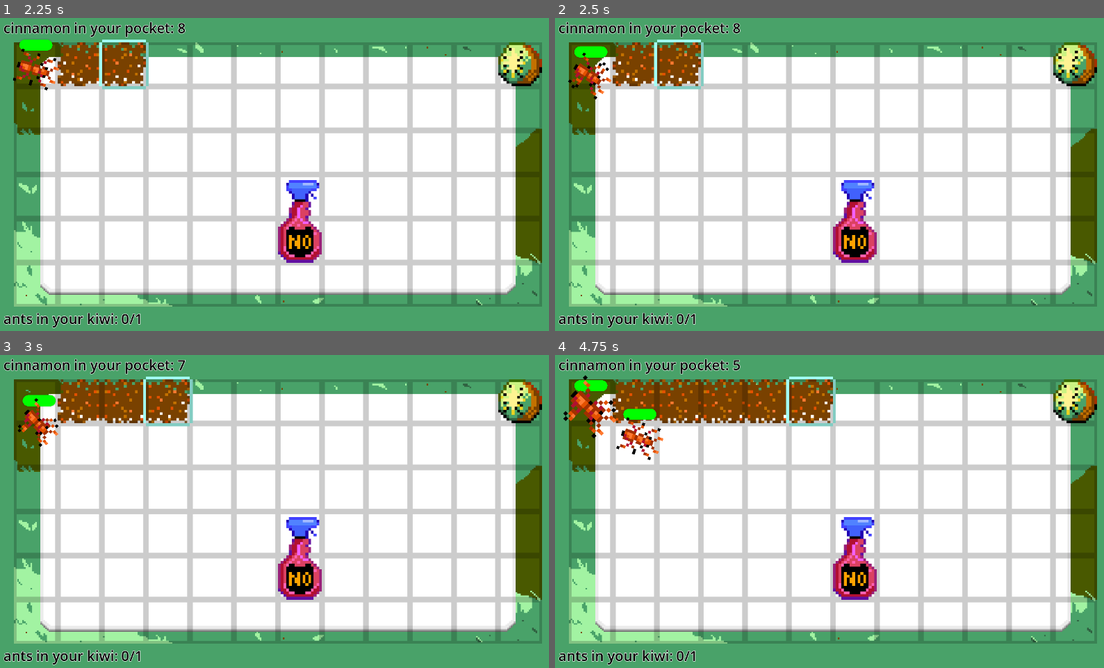
Above: before the commit, frames 1-4 (two rows, left to right).
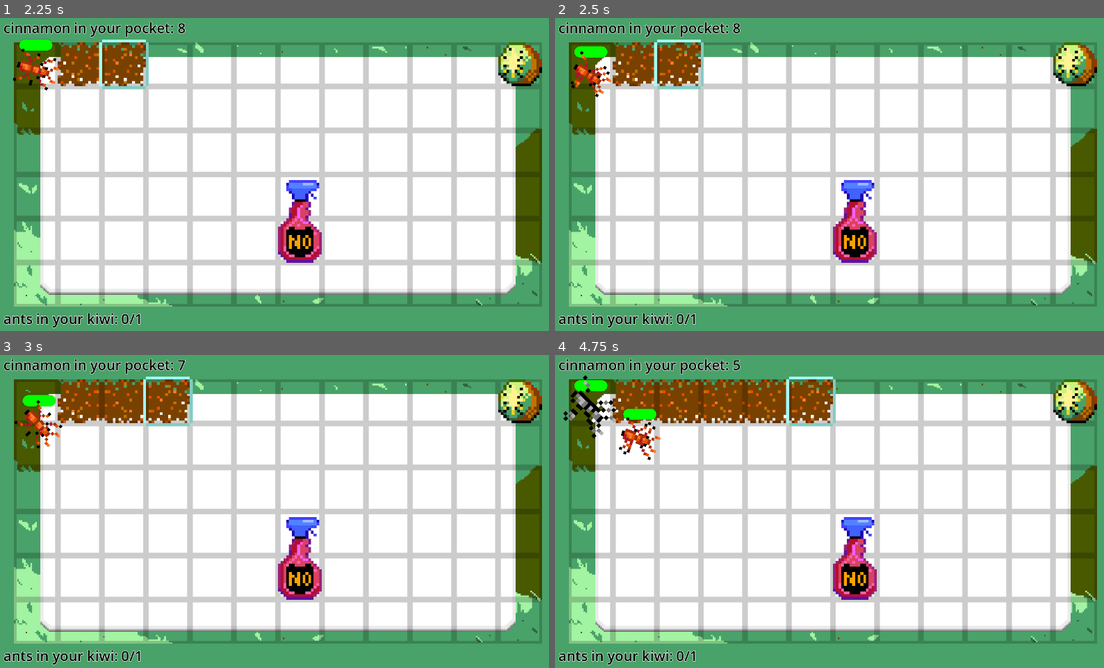
Above: after the commit, the same moments.

Repository: pmaitland/GGJ2026
Game: Godot game, scene res://scenes/main.tscn
Same seed, same stepped clock (60 frames per second), same inputs: the game is played once before the commit and once after it.
Inputs (mouse positions are in pixels of both pictures, inside the frame that each line leads up to):
- Up to frame 1 (2.25 s): tap Enter at 0.5, 2 s; move the mouse to (38, 64) at 0.52 s; click (38, 64) at 0.67 s; tap Space at 1.25 s; move the mouse to (82, 64) at 1.27 s; click (82, 64) at 1.42 s; move the mouse to (126, 64) at 2.02 s; click (126, 64) at 2.17 s
- Up to frame 2 (2.5 s): no input
- Up to frame 3 (3 s): move the mouse to (170, 401) at 2.77 s; click (170, 401) at 2.92 s
- Up to frame 4 (4.75 s): move the mouse to (769, 401) at 3.52 s; click (769, 401) at 3.67 s; move the mouse to (813, 401) at 4.27 s; click (813, 401) at 4.42 s

Frame 1 is identical in both runs. In frame 2, 0.2% of the frame differs, in the area x 2-10%, y 10-26%; in frame 3, 0.3%; in frame 4, 0.8%, in the area x 2-20%, y 8-32%.

Commit message:
dead ants (#32)

Diff:
--- a/mask/scenes/ants/ant.tscn
+++ b/mask/scenes/ants/ant.tscn
@@ -18,7 +18,7 @@
 y_sort_enabled = true
 rotation = 1.5707964
 sprite_frames = ExtResource("2_4guct")
-animation = &"bulky"
+animation = &"basic"
 
 [node name="CollisionShape2D" type="CollisionShape2D" parent="." unique_id=1769478541]
 y_sort_enabled = true
--- a/mask/scenes/ants/bulky_ant.tscn
+++ b/mask/scenes/ants/bulky_ant.tscn
@@ -5,12 +5,12 @@
 [node name="BulkyAnt" type="Node2D" unique_id=2083394880]
 
 [node name="Ant" parent="." unique_id=567423736 instance=ExtResource("1_d57lg")]
-y_sort_enabled = true
 health = 300
 speed = 5
 
 [node name="AnimatedSprite2D" parent="Ant" index="0" unique_id=1203413574]
 scale = Vector2(1.3, 1.3)
+animation = &"bulky"
 
 [node name="CollisionShape2D" parent="Ant" index="1" unique_id=1769478541]
 scale = Vector2(1.2, 1.2)
--- a/mask/scripts/ant.gd
+++ b/mask/scripts/ant.gd
@@ -7,6 +7,7 @@
 @export var speed = BASE_SPEED
 var rotation_speed = 1
 @onready var animation = $AnimatedSprite2D
+@onready var collision = $CollisionShape2D
 
 var target: Vector2  # where ant wants to go
 
@@ -18,6 +19,8 @@
 @onready var stuck_pos: Vector2 = position
 @export var stuck_timeout: float = 5.0
 
+var dead = false
+
 func _ready() -> void:
 	animation.play()
 	current_health = health
@@ -26,9 +29,12 @@
 
 
 func _physics_process(delta: float) -> void:
+	if dead:
+		return
+
 	if AStar.is_goal(AStar.global_to_cell(global_position)):
 		got_da_kiwi.emit()
-		die()
+		queue_free()
 	target = _find_target()
 	var target_direction = (target - position).normalized()
 	var motion = target_direction * delta * speed
@@ -58,10 +64,17 @@
 func apply_damage(dmg: int) -> void:
 	current_health -= dmg
 	health_bar.value = current_health
+
 	if current_health <= 0:
 		die()
 
 
+func is_dead():
+	return dead
+
 func die():
+	dead = true
+	collision.disabled = true
 	print('Dead!')
-	queue_free()
+	animation.play("death_" + animation.animation)
+	await get_tree().create_timer(1).timeout
--- a/mask/scripts/grid.gd
+++ b/mask/scripts/grid.gd
@@ -77,7 +77,7 @@
 
 func is_ants_remaining() -> bool:
 	for child in get_children():
-		if child is Ant or child.get_child(0) is Ant:
+		if child is Ant or child.name.to_lower().contains("ant"):
 			return true
 	return false
 
--- a/mask/sprites/basic_ant.tres
+++ b/mask/sprites/basic_ant.tres
@@ -1,7 +1,9 @@
 [gd_resource type="SpriteFrames" format=3 uid="uid://mgqermg6jmps"]
 
 [ext_resource type="Texture2D" uid="uid://cb6y1f2ti3a66" path="res://sprites/basic_ant.png" id="1_ot3wn"]
+[ext_resource type="Texture2D" uid="uid://c58r75l0xeqvd" path="res://sprites/grey-ant.png" id="2_mjf7t"]
 [ext_resource type="Texture2D" uid="uid://b1gbp2o8mbqn2" path="res://sprites/gold-ant.png" id="2_rxfdt"]
+[ext_resource type="Texture2D" uid="uid://di61mxy18bbsi" path="res://sprites/ant-goop.png" id="3_a4drq"]
 
 [sub_resource type="AtlasTexture" id="AtlasTexture_mh3ya"]
 atlas = ExtResource("1_ot3wn")
@@ -18,6 +20,34 @@
 [sub_resource type="AtlasTexture" id="AtlasTexture_1o1xf"]
 atlas = ExtResource("1_ot3wn")
 region = Rect2(48, 0, 16, 16)
+
+[sub_resource type="AtlasTexture" id="AtlasTexture_ihif8"]
+atlas = ExtResource("2_mjf7t")
+region = Rect2(0, 0, 16, 16)
+
+[sub_resource type="AtlasTexture" id="AtlasTexture_4h0wo"]
+atlas = ExtResource("2_mjf7t")
+region = Rect2(16, 0, 16, 16)
+
+[sub_resource type="AtlasTexture" id="AtlasTexture_becng"]
+atlas = ExtResource("2_mjf7t")
+region = Rect2(32, 0, 16, 16)
+
+[sub_resource type="AtlasTexture" id="AtlasTexture_cj0jj"]
+atlas = ExtResource("2_mjf7t")
+region = Rect2(48, 0, 16, 16)
+
+[sub_resource type="AtlasTexture" id="AtlasTexture_jtk00"]
+atlas = ExtResource("3_a4drq")
+region = Rect2(0, 0, 16, 16)
+
+[sub_resource type="AtlasTexture" id="AtlasTexture_q1k7d"]
+atlas = ExtResource("3_a4drq")
+region = Rect2(32, 0, 16, 16)
+
+[sub_resource type="AtlasTexture" id="AtlasTexture_psogi"]
+atlas = ExtResource("3_a4drq")
+region = Rect2(16, 0, 16, 16)
 
 [sub_resource type="AtlasTexture" id="AtlasTexture_rxfdt"]
 atlas = ExtResource("2_rxfdt")
@@ -56,20 +86,44 @@
 }, {
 "frames": [{
 "duration": 1.0,
-"texture": SubResource("AtlasTexture_mh3ya")
+"texture": SubResource("AtlasTexture_ihif8")
 }, {
 "duration": 1.0,
-"texture": SubResource("AtlasTexture_q27gg")
+"texture": SubResource("AtlasTexture_4h0wo")
 }, {
 "duration": 1.0,
-"texture": SubResource("AtlasTexture_mwl07")
+"texture": SubResource("AtlasTexture_becng")
 }, {
 "duration": 1.0,
-"texture": SubResource("AtlasTexture_1o1xf")
+"texture": SubResource("AtlasTexture_cj0jj")
 }],
 "loop": true,
 "name": &"bulky",
 "speed": 3.0
+}, {
+"frames": [{
+"duration": 1.0,
+"texture": SubResource("AtlasTexture_jtk00")
+}],
+"loop": false,
+"name": &"death_basic",
+"speed": 5.0
+}, {
+"frames": [{
+"duration": 1.0,
+"texture": SubResource("AtlasTexture_q1k7d")
+}],
+"loop": true,
+"name": &"death_bulky",
+"speed": 5.0
+}, {
+"frames": [{
+"duration": 1.0,
+"texture": SubResource("AtlasTexture_psogi")
+}],
+"loop": true,
+"name": &"death_fast",
+"speed": 5.0
 }, {
 "frames": [{
 "duration": 1.0,
